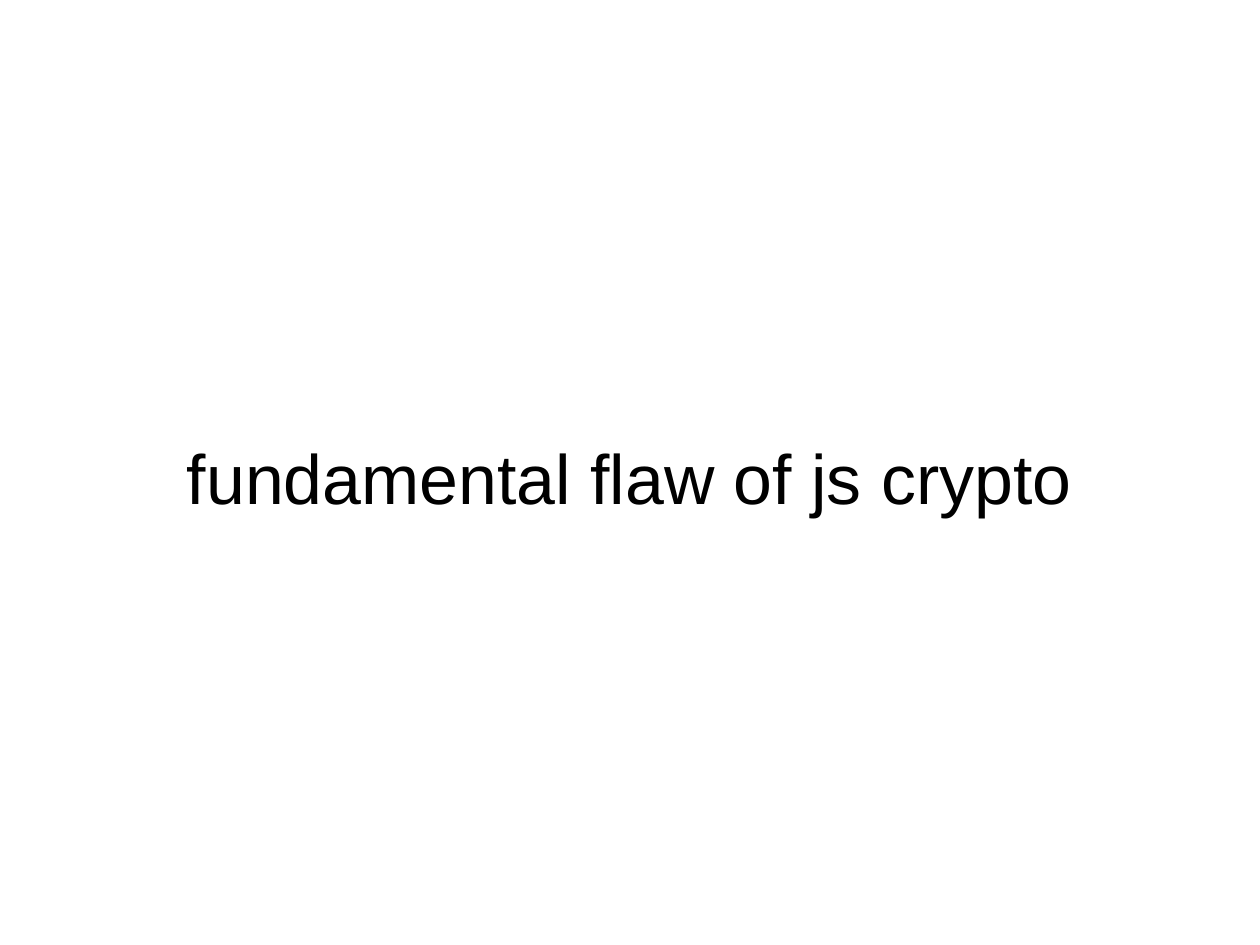
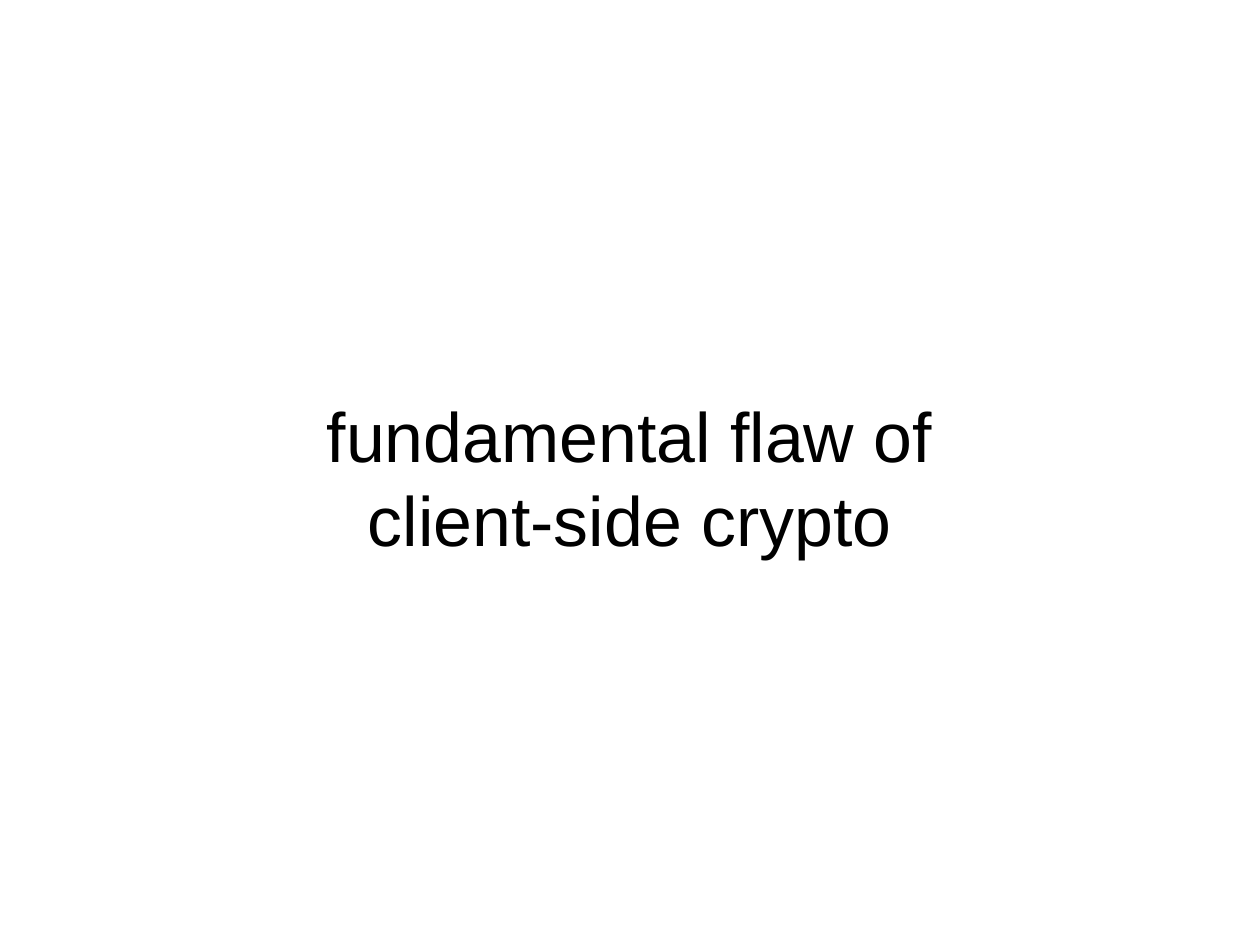
Before and after one commit to diafygi/byoFS, a slide deck: slide 12 of presentation/logic.odp. Drawn at 1260x945 pixels with LibreOffice and Linux fonts; fonts in the diff are those of the drawing. Boxes give left, top, right and bottom in pixels: in the first picture for what was removed or moved away, otherwise in the second. Text is boxed around its words. In the diff, an @@ line names an element or a change of style, - is before the commit and + after.

```diff
--- a/presentation/logic.odp
+++ b/presentation/logic.odp
@@ title at bbox=[327, 411, 932, 559]: text changed @@
-fundamental flaw of js crypto
+fundamental flaw of
+client-side crypto
```
Also in this commit, not shown: 4 other slides changed, 2 other files.
